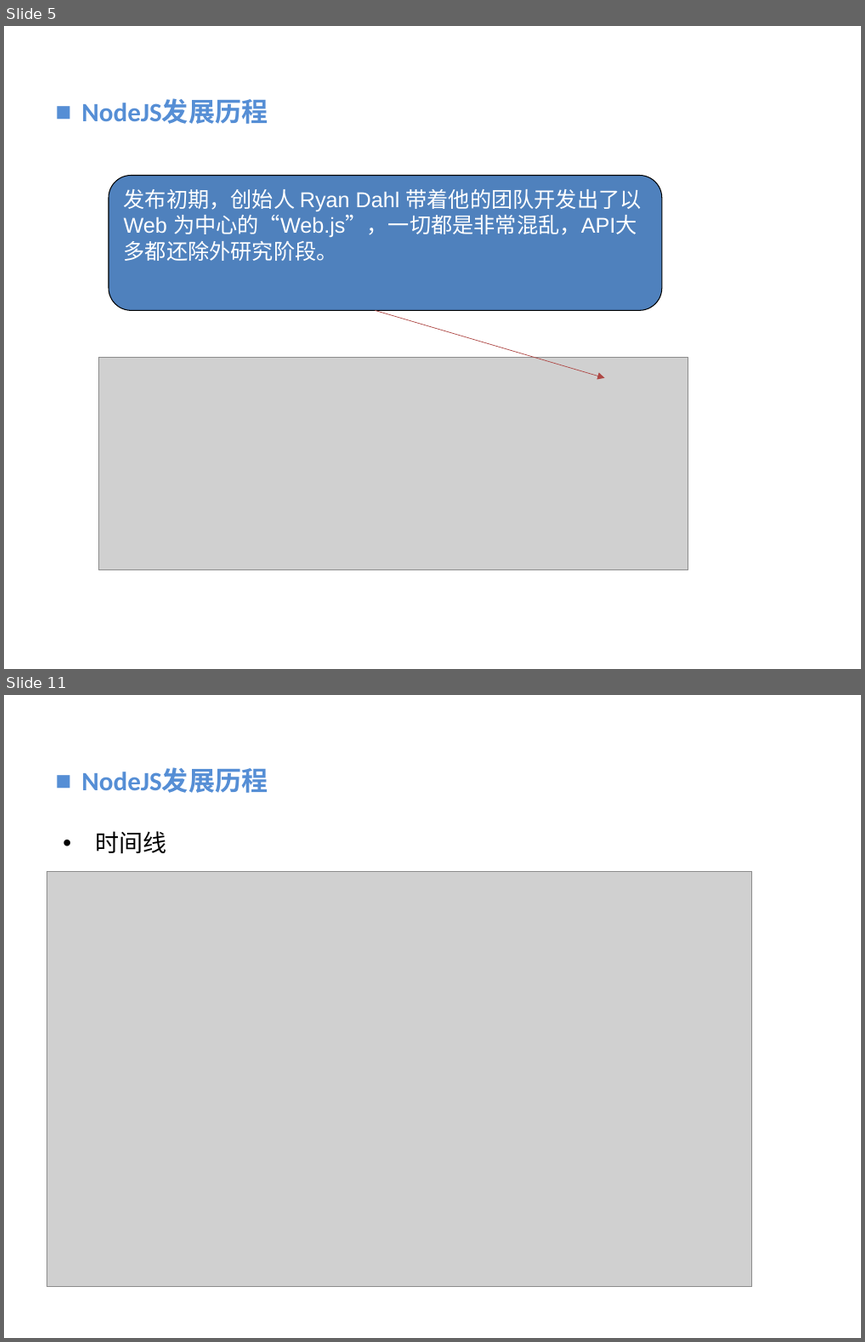
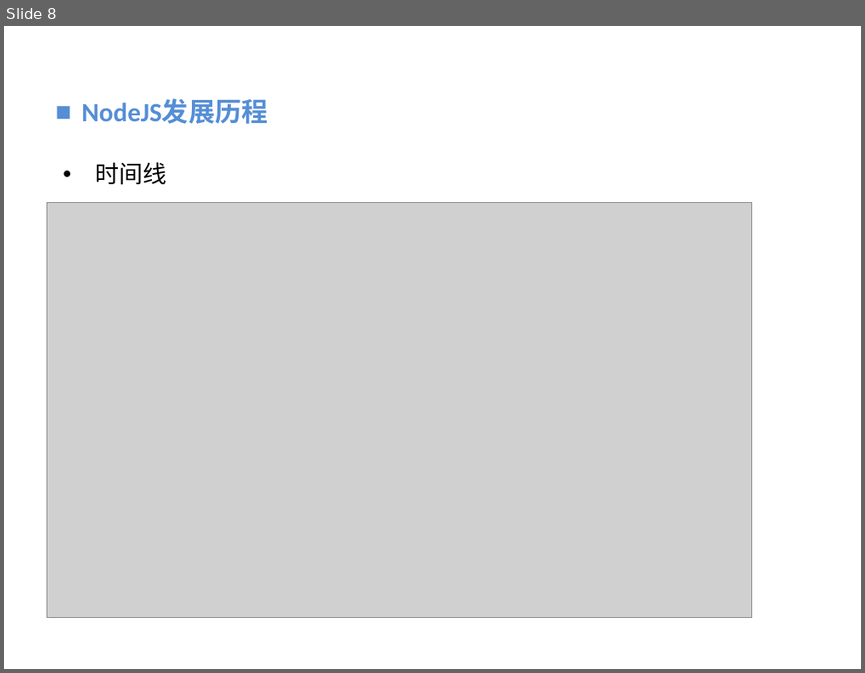
Before and after one commit to vaik/Documents, a slide deck: 我的分享/NodeJS基础概念理解.ppt. Shown one above the other, each under a label of ours: slides 5 and 11 before the commit, slide 8 after it; the slides between them are not shown. The pictures are 865x1342 and 865x673 pixels, drawn with LibreOffice and Linux fonts; fonts in the diff are those of the drawing; grey boxes stand for pictures; background and template pictures are left out. Boxes give left, top, right and bottom in pixels: in the first picture for what was removed or moved away, otherwise in the second. Text is boxed around its words. In the diff, an @@ line names an element or a change of style, - is before the commit and + after.

```diff
--- a/我的分享/NodeJS基础概念理解.ppt
+++ b/我的分享/NodeJS基础概念理解.ppt
@@ slide 5 removed at bbox=[4, 26, 861, 669], background picture (left out) @@
@@ text removed at bbox=[81, 99, 268, 124] @@
-■ NodeJS发展历程
@@ rounded rectangle removed at bbox=[109, 175, 662, 311] @@
-发布初期，创始人 Ryan Dahl 带着他的团队开发出了以 Web 为中心的“Web.js”，一切都是非常混乱，API大多都还除外研究阶段。
@@ arrow removed from (375, 311) to (605, 378) @@
@@ picture removed at bbox=[99, 358, 687, 570] @@
@@ what was slide 11 is now slide 8 @@
```
Also in this commit, not shown: 3 slides changed, 2 slides added, 4 other slides removed.
